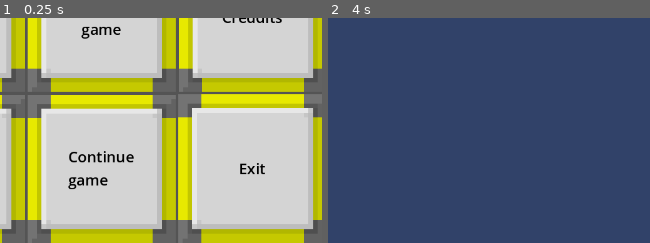
Above: before the commit, frames 1-2 (left to right).
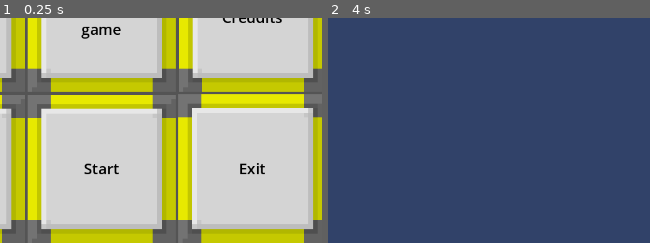
Above: after the commit, the same moments.

Repository: wojtekmal/escape-blocks
Game: Godot game, scene res://menu_stuff/menu_2.tscn
The game is run twice, just before and just after one commit, with the same random seed, the same clock (stepped at 60 frames per second) and the same inputs.
Inputs (mouse positions are % of the whole screen's width and height, from its top left):
- Up to frame 1 (0.25 s): no input
- Up to frame 2 (4 s): click (39, 16) at 0.52 s; tap Enter at 1.25 s; move the mouse to (89, 45) at 1.27 s; hold Right (gravity_right) 1.28-2.03 s; click (89, 45) at 1.42 s; tap W (jump) at 1.52, 2.27, 3.77 s; tap R (restart) at 2, 2.75, 3.5 s; move the mouse to (37, 55) at 2.02 s; hold Left (gravity_left) 2.03-2.78 s; move the mouse to (75, 28) at 2.77 s; hold Right (gravity_right) 2.78-3.53 s; move the mouse to (56, 70) at 3.52 s; hold Up (gravity_up) from 3.53 s (still down); click (56, 70) at 3.67 s
The pictures show only the part of the screen within x 46-96%, y 50-100%; the shares and areas given below are measured in that part.

The runs differ from the first frame. In frame 1, 1.1% of the frame differs, in the area x 21-42%, y 59-76%; in frame 2, nothing differs.
Error before the commit: Parse Error: Could not resolve external class member "levels_data". (res://scripts/LevelTemplate.gd:557)

Commit message:
Made saving the game work. For now there is no way to reset progress.

Diff:
--- a/engine/menu_stuff/menu_2.tscn
+++ b/engine/menu_stuff/menu_2.tscn
@@ -65,12 +65,10 @@
 layout_mode = 2
 buttonText = "New
 game"
-custom_method = "new_game_press"
 
 [node name="MenuButton3" parent="MarginContainer/AspectRatioContainer/MarginContainer/MarginContainer/HBoxContainer/VBoxContainer3" instance=ExtResource("1")]
 layout_mode = 2
-buttonText = "Continue
-game"
+buttonText = "Start"
 custom_method = "continue_game_press"
 
 [node name="VBoxContainer4" type="VBoxContainer" parent="MarginContainer/AspectRatioContainer/MarginContainer/MarginContainer/HBoxContainer"]
--- a/engine/scripts/LevelTemplate.gd
+++ b/engine/scripts/LevelTemplate.gd
@@ -554,12 +554,16 @@
 		global.levels[level_name]["time_parts"] = max(global.levels[level_name]["time_parts"], time_parts)
 		global.levels[level_name]["rotation_parts"] = max(global.levels[level_name]["rotation_parts"], rotation_parts)
 
+		#print(level_name + "aaa")
+		#print(preload("res://levels/wojtekmal_1.tscn"))
+		#print(global.levels_data.size())
+
 		for unlocked_level in global.levels_data[level_name]["unlocks"]:
 			print("level unlocked: " + unlocked_level)
 			global.levels[unlocked_level]["unlocked"] = true
 
 		print(global.levels)
-		print("\n\n")
+		#print("\n\n")
 		global.save()
 
 		level_map_button.pressed.connect(go_to_map)
--- a/engine/scripts/MenuButton.gd
+++ b/engine/scripts/MenuButton.gd
@@ -33,7 +33,7 @@
 
 	call(custom_method)
 
-func new_game_press():
+func load_new_game():
 	# This is a dictionary holding the default values for global.levels.
 	# When "New game" is pressed, levels is set to this. If "Continue game is chosen,
 	# the saved version of levels is chosen (TODO).
@@ -47,12 +47,14 @@
 		}
 
 	global.levels["1"]["unlocked"] = true
+	global.current_level = "1"
 
 	get_tree().change_scene_to_file("res://map_stuff/level_map.tscn")
 
 func continue_game_press():
 	if global.levels == {}:
-		new_game_press()
+		load_new_game()
+		print("global.levels == {}")
 		return
 
 	get_tree().change_scene_to_file("res://map_stuff/level_map.tscn")
--- a/engine/scripts/global.gd
+++ b/engine/scripts/global.gd
@@ -16,7 +16,7 @@
 	name = "global"
 	load_data()
 
-	print(preload("res://levels/test_level_template.tscn").instantiate())
+	#print(preload("res://levels/test_level_template.tscn").instantiate())
 
 var levels := {}
 
@@ -37,8 +37,9 @@
 		return
 	var content = file.get_var()
 	print(content)
-	for variable in saved_var.keys():
-		saved_var[variable] = content[variable]
+
+	levels = content["levels"]
+	current_level = content["current_level"]
 
 func save():
 	saved_var = {
@@ -46,7 +47,7 @@
 		"current_level" : current_level,
 	}
 
-	print(levels)
+	print(saved_var)
 	#print(saved_var)
 	var file = FileAccess.open(
 		"user://" + name + ".dat",
@@ -59,32 +60,32 @@
 # This dictionary also contains all levels' scenes and dependencies.
 var levels_data := {
 	"1": {
-		"resource": preload("res://levels/test_level_template.tscn"),
+		"resource": load("res://levels/test_level_template.tscn"),
 		"unlocks": ["2a", "2b"],
 		"dependencies": [],
 	},
 	"2a": {
-		"resource": preload("res://levels/level_2.tscn"),
+		"resource": load("res://levels/level_2.tscn"),
 		"unlocks": ["3"],
 		"dependencies": ["1"],
 	},
 	"2b": {
-		"resource": preload("res://levels/level_2_v2.tscn"),
+		"resource": load("res://levels/level_2_v2.tscn"),
 		"unlocks": [],
 		"dependencies": ["1"],
 	},
 	"3": {
-		"resource": preload("res://levels/wojtekmal_1.tscn"),
+		"resource": load("res://levels/wojtekmal_1.tscn"),
 		"unlocks": ["4"],
 		"dependencies": ["2a"],
 	},
 	"4": {
-		"resource": preload("res://levels/test_level_template_2.tscn"),
+		"resource": load("res://levels/test_level_template_2.tscn"),
 		"unlocks": ["5"],
 		"dependencies": ["3"],
 	},
 	"5": {
-		"resource": preload("res://levels/roupiq_1.tscn"),
+		"resource": load("res://levels/roupiq_1.tscn"),
 		"unlocks": [],
 		"dependencies": ["4"],
 	},
